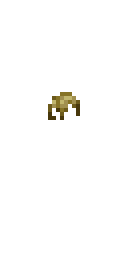
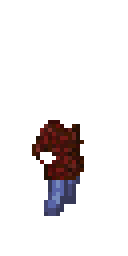
The second w=128, h=256 image is a revision of the first. Changes to its layers:
hid "hair_blonde_medium" over <box>48,92,80,120</box>
added layer "flannel jacket" above "jeans" over <box>32,120,84,180</box>
showed "jeans" over <box>44,156,80,216</box>
